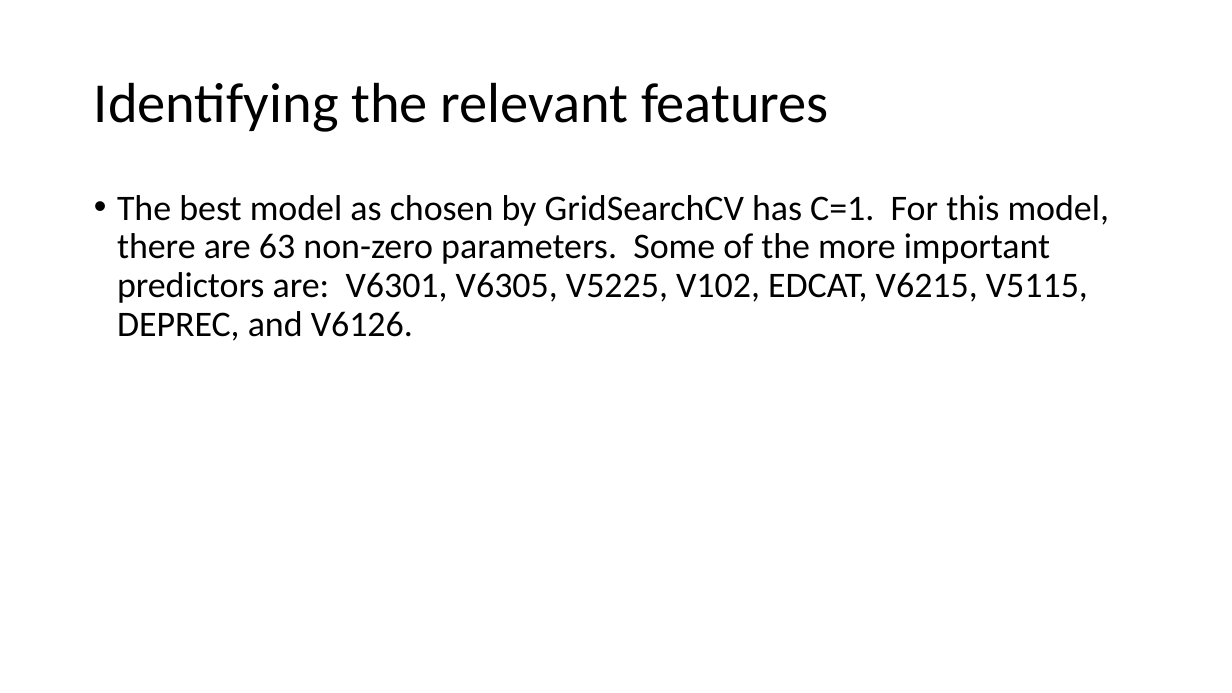
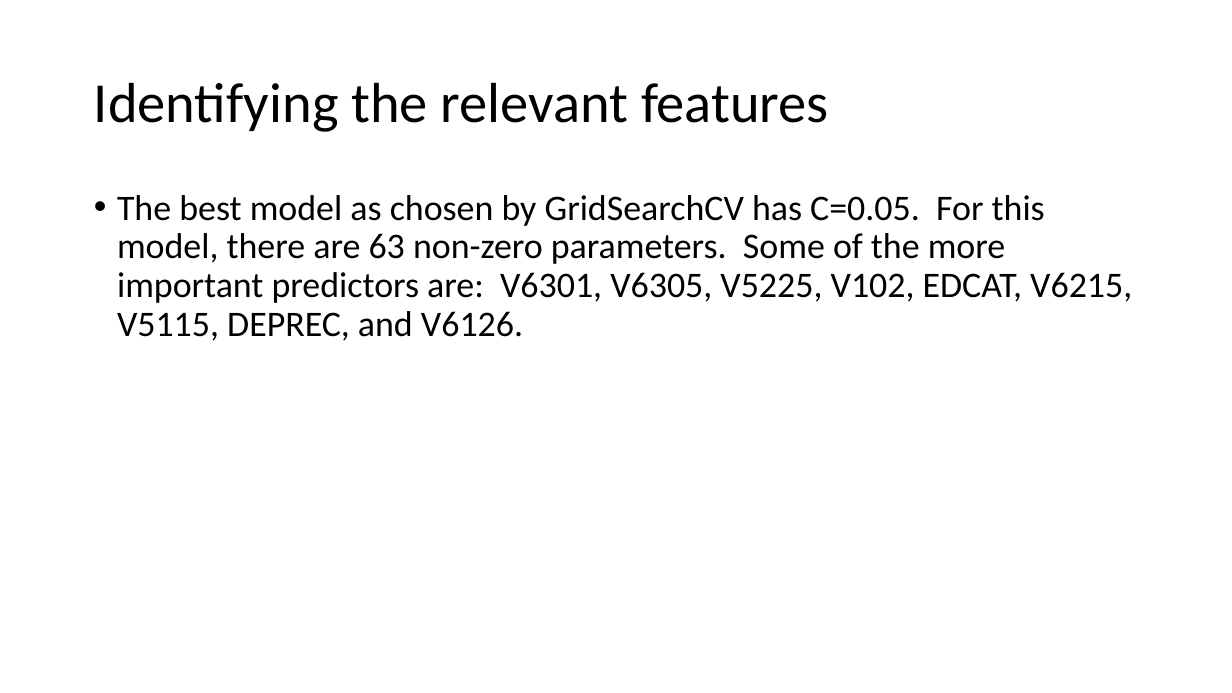
Before and after one commit to Justinmatt21/NCS-1MachineLearning, a slide deck: slide 12 of dougstuff/Data Preparation.pptx. Drawn at 1232x693 pixels with LibreOffice and Linux fonts; fonts in the diff are those of the drawing. Boxes give left, top, right and bottom in pixels: in the first picture for what was removed or moved away, otherwise in the second. Text is boxed around its words. In the diff, an @@ line names an element or a change of style, - is before the commit and + after.

```diff
--- a/dougstuff/Data Preparation.pptx
+++ b/dougstuff/Data Preparation.pptx
@@ text at box(117, 195, 1132, 341): text changed @@
-• The best model as chosen by GridSearchCV has C=1. For this model, there are 63 non-zero parameters. Some of the more important predictors are: V6301, V6305, V5225, V102, EDCAT, V6215, V5115, DEPREC, and V6126.
+• The best model as chosen by GridSearchCV has C=0.05. For this model, there are 63 non-zero parameters. Some of the more important predictors are: V6301, V6305, V5225, V102, EDCAT, V6215, V5115, DEPREC, and V6126.
```
Also in this commit, not shown: 1 other slide changed, 16 other files.
